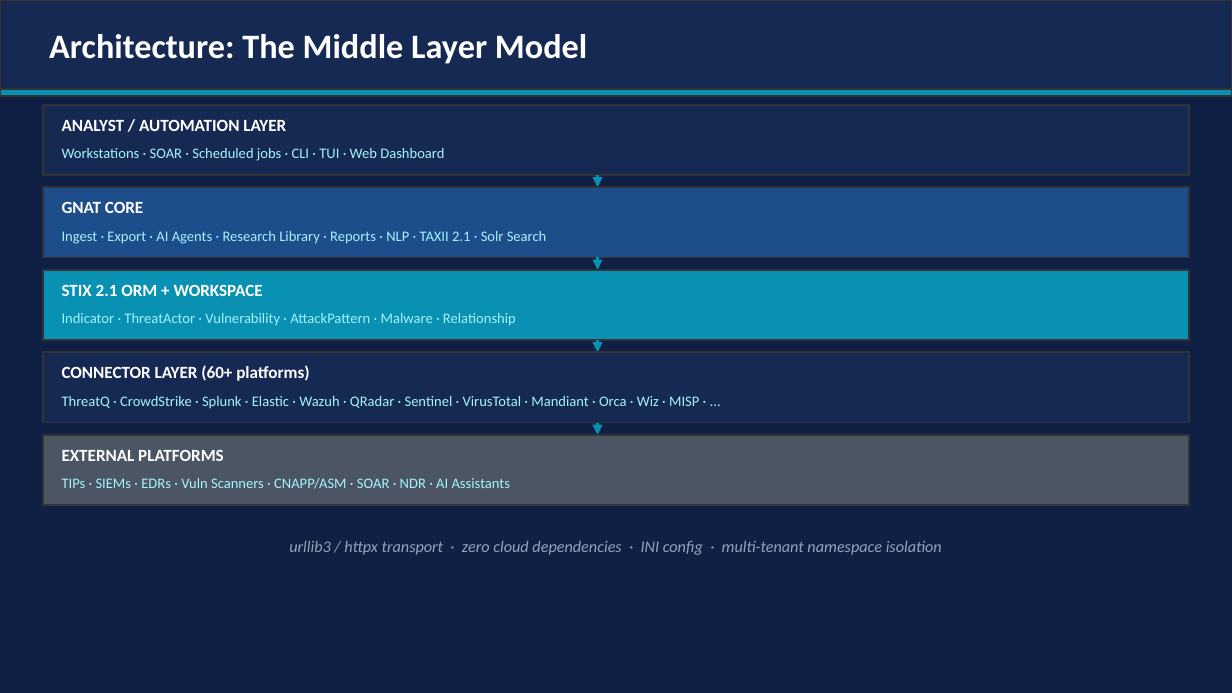
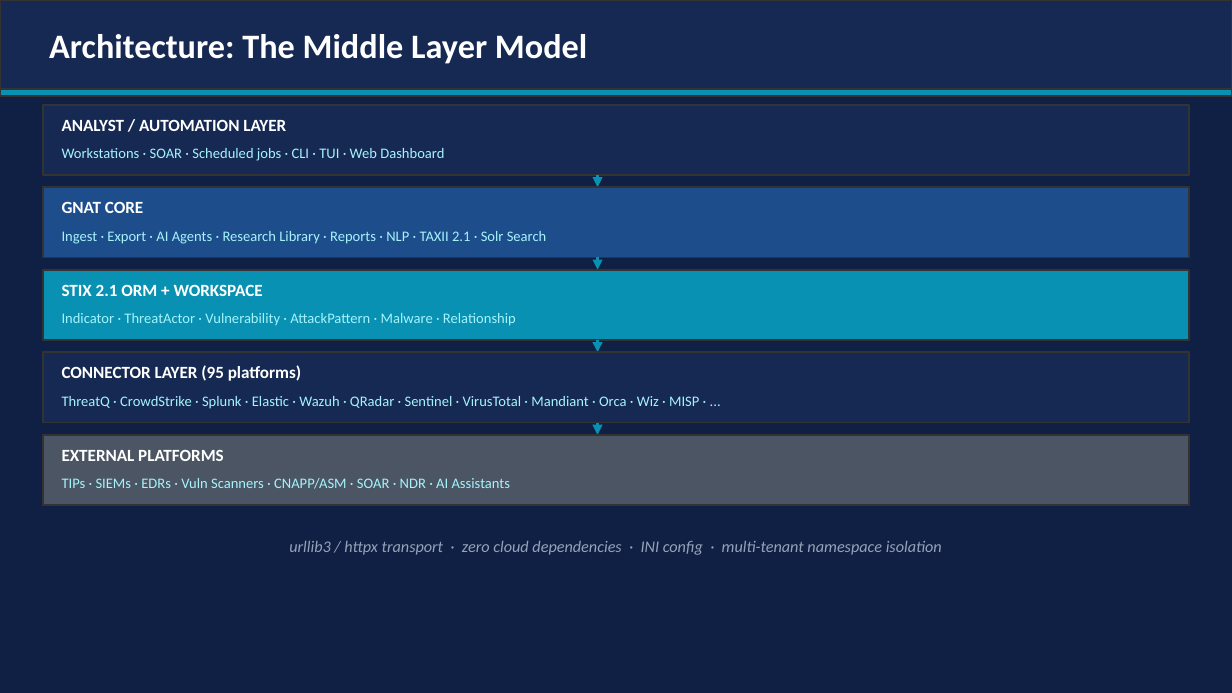
Before and after one commit to wrhalpin/GNAT, a slide deck: slide 4 of GNAT-Presentation.pptx. Drawn at 1232x693 pixels with LibreOffice and Linux fonts; fonts in the diff are those of the drawing. Boxes give left, top, right and bottom in pixels: in the first picture for what was removed or moved away, otherwise in the second. Text is boxed around its words. In the diff, an @@ line names an element or a change of style, - is before the commit and + after.

```diff
--- a/GNAT-Presentation.pptx
+++ b/GNAT-Presentation.pptx
@@ text at (62,365,301,381): text changed @@
-CONNECTOR LAYER (60+ platforms)
+CONNECTOR LAYER (95 platforms)
```
Also in this commit, not shown: 10 other slides changed, 3 other files.
